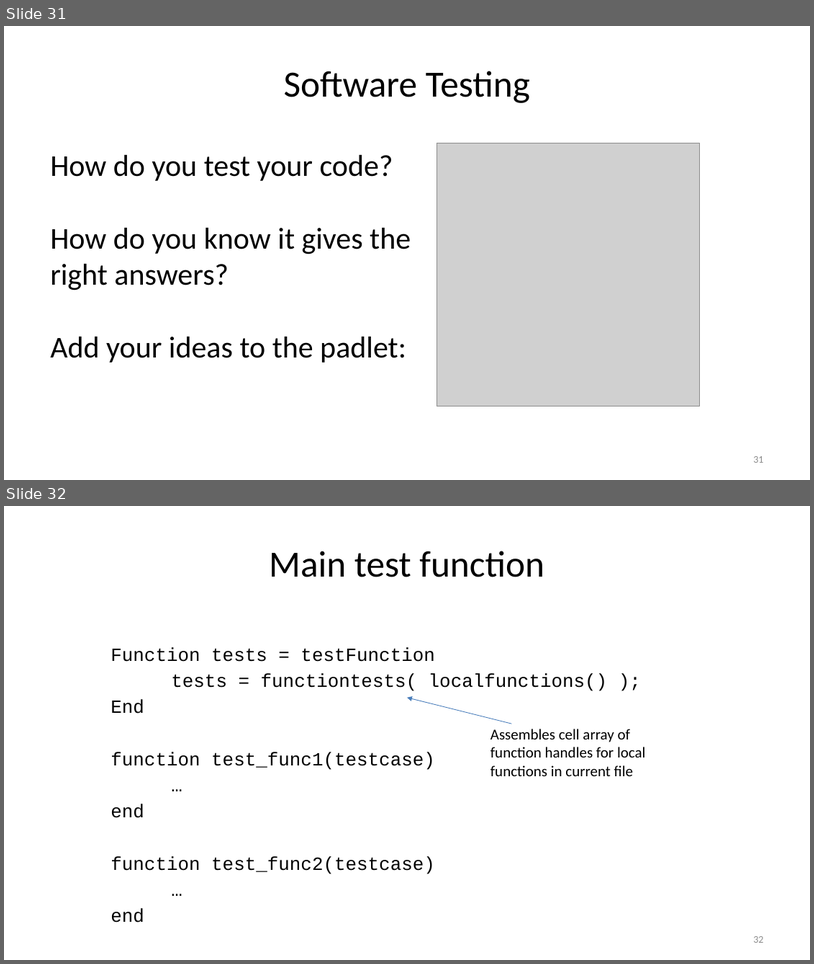
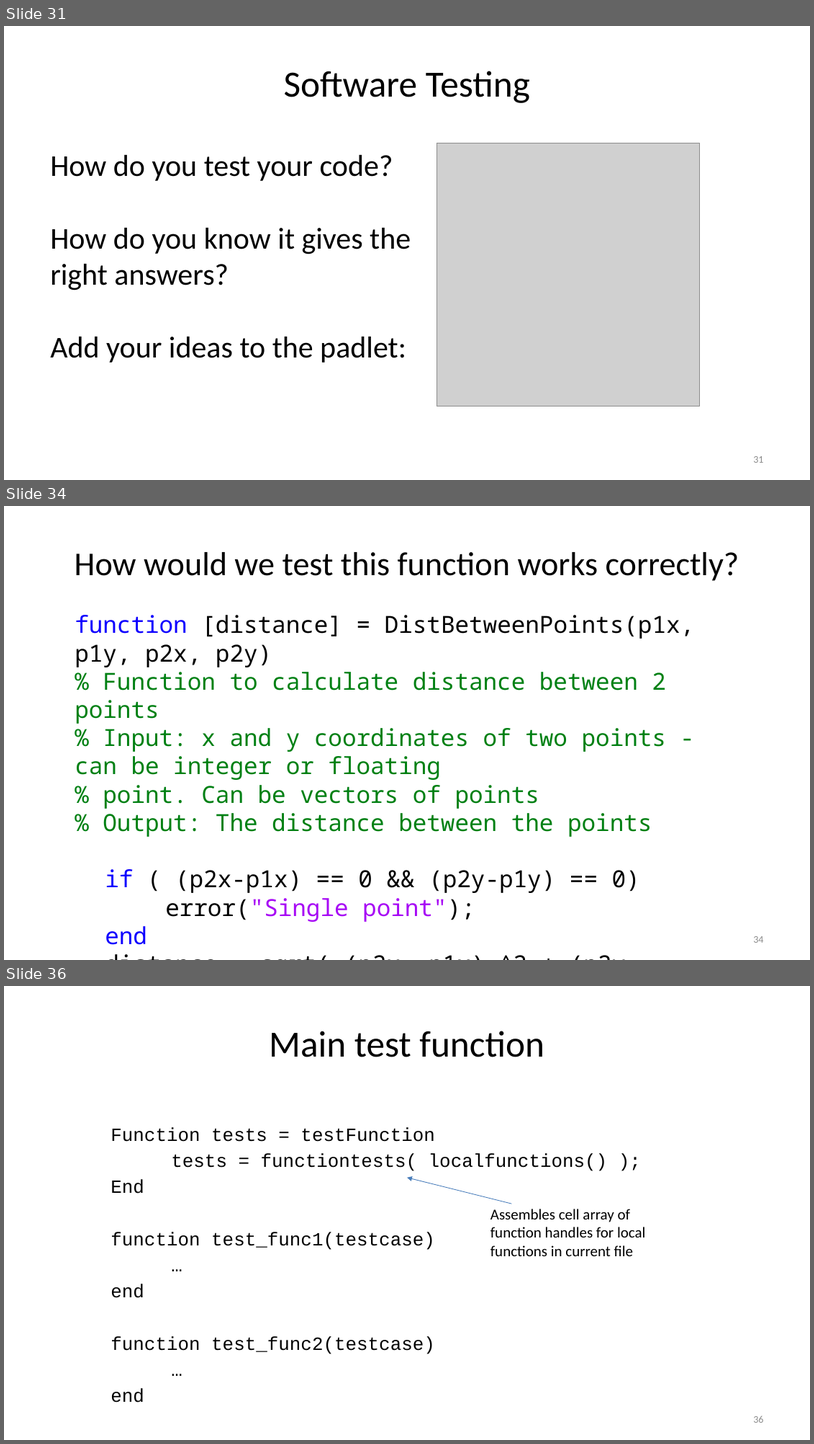
Before and after one commit to louisepb/Nottingham_Workshop, a slide deck: InstructorMaterials/Best Practices for Software Development using MATLAB.pptx. Shown one above the other, each under a label of ours: slides 31 and 32 before the commit, slides 31, 34 and 36 after it; the slides between them are not shown. The pictures are 814x964 and 814x1444 pixels, drawn with LibreOffice and Linux fonts; fonts in the diff are those of the drawing; grey boxes stand for pictures. Boxes give left, top, right and bottom in pixels: in the first picture for what was removed or moved away, otherwise in the second. Text is boxed around its words. In the diff, an @@ line names an element or a change of style, - is before the commit and + after.

Commit message:
Updated slides and Chapter 3 with more testing material. Minor change to chapter 2 text

```diff
--- a/InstructorMaterials/Best Practices for Software Development using MATLAB.pptx
+++ b/InstructorMaterials/Best Practices for Software Development using MATLAB.pptx
@@ slide 34 added at [4,506,810,960], background #FFFFFF @@
@@ title added at [75,552,740,581], 39.6 pt, text #000000 @@
+How would we test this function works correctly?
@@ text added at [75,615,694,921], 28 pt, text #008013 @@
+function [distance] = DistBetweenPoints(p1x, p1y, p2x, p2y)
+% Function to calculate distance between 2 points
+% Input: x and y coordinates of two points - can be integer or floating
+% point. Can be vectors of points
+% Output: The distance between the points
+  if ( (p2x-p1x) == 0 && (p2y-p1y) == 0)
+  error("Single point");
+  end
+  distance = sqrt( (p2x -p1x).^2 + (p2y-p1y).^2);
+end
@@ page number added at [754,936,764,942], 12 pt, text #8C8C8C @@
+34
@@ what was slide 32 is now slide 36 @@
@@ page number at [754,1416,764,1422]: text changed @@
-32
+36
```
Also in this commit, not shown: 1 slide changed, 2 other slides added, 2 other files.
